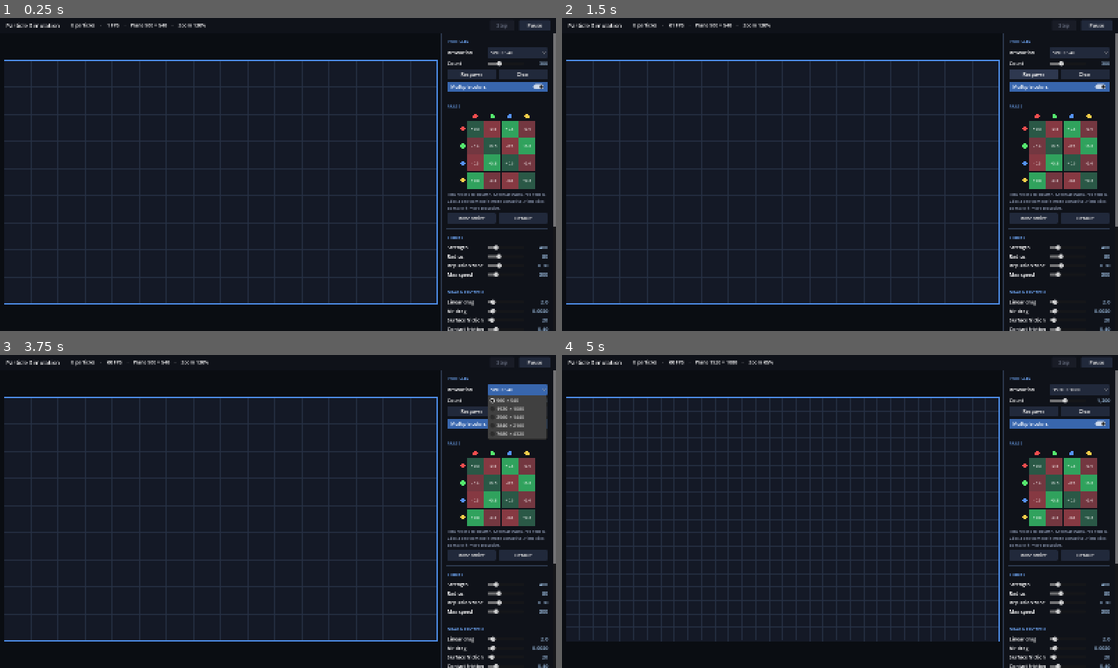
Above: before the commit, frames 1-4 (two rows, left to right).
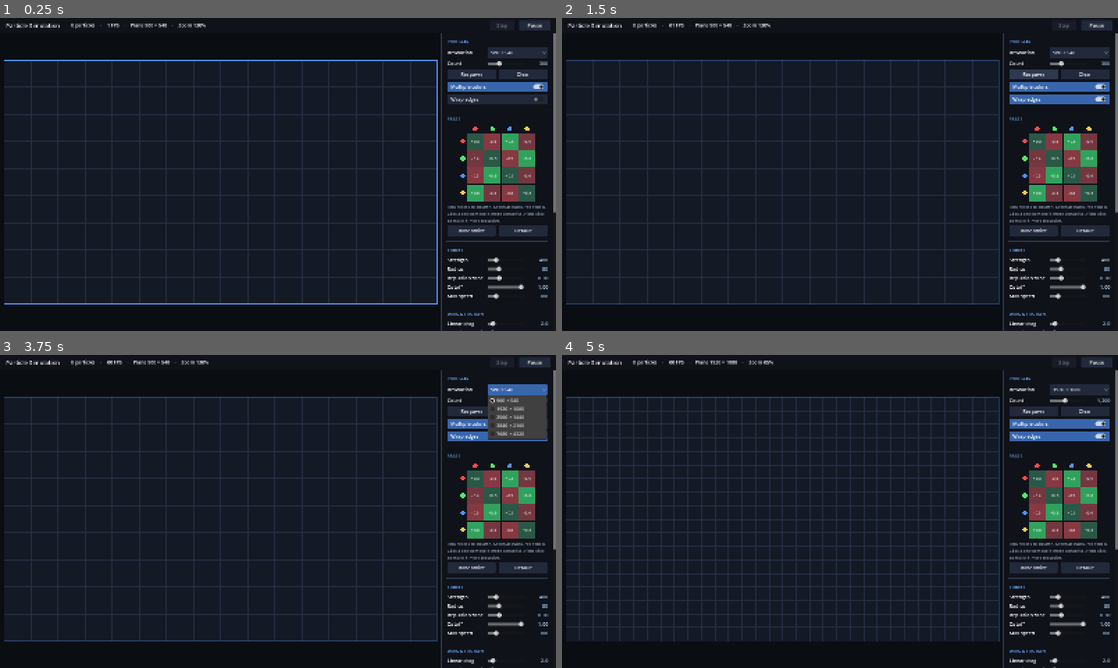
Above: after the commit, the same moments.

Repository: MrHisReal/particle-game
Game: Godot game, scene res://scenes/main.tscn
Two runs of this game, one before a commit and one after it. Both use one fixed random seed, a clock stepped at 60 frames per second and the inputs below.
Inputs (mouse positions are in pixels of both pictures, inside the frame that each line leads up to):
- Up to frame 1 (0.25 s): no input
- Up to frame 2 (1.5 s): click (1056, 99) at 0.5 s, where only the run after the commit has a clickable "Wrap edges"; click "Respawn" at 1.25 s
- Up to frame 3 (3.75 s): click "Respawn" at 2 s; click "Respawn" at 2.75 s; click "960 × 540" at 3.5 s
- Up to frame 4 (5 s): click "Clear" at 4.25 s

The runs differ from the first frame. In frame 1, 5.9% of the frame differs, in the area x 80-100%, y 24-100%; in frame 2, 6.8%, in the area x 0-100%, y 13-100%; in frame 3, 6.5%; in frame 4, 6.4%.

Commit message:
Add edge wrapping, force cutoff, relative damping, and finer neighbor grid
- Wrap edges toggle: toroidal plane with forces and collisions across edges
- Force cutoff: squeezes the color-force curve to end at a fraction of the radius
- Relative velocity damping toward the weighted mean of nearby particles
- Force grid uses half-reach cells (5x5 search); collision grid built once per step

Co-authored-by: Cursor <cursoragent@cursor.com>

Diff:
--- a/scripts/main.gd
+++ b/scripts/main.gd
@@ -22,6 +22,7 @@
 	["N", "New random rules"],
 	["C", "Clear particles"],
 	["G", "Toggle grid"],
+	["W", "Toggle edge wrapping"],
 	["Click", "Add a particle"],
 ]
 
@@ -36,6 +37,7 @@
 
 var _count_slider: HSlider
 var _grid_toggle: CheckButton
+var _wrap_toggle: CheckButton
 ## Sliders bound to SimulationPlane properties, with the values they started at.
 var _property_sliders: Dictionary[StringName, HSlider] = {}
 var _property_defaults: Dictionary[StringName, float] = {}
@@ -85,6 +87,8 @@
 				simulation_plane.clear_particles()
 			KEY_G:
 				_grid_toggle.button_pressed = not _grid_toggle.button_pressed
+			KEY_W:
+				_wrap_toggle.button_pressed = not _wrap_toggle.button_pressed
 			_:
 				return
 		get_viewport().set_input_as_handled()
@@ -113,6 +117,9 @@
 	])
 	_add_toggle(particles, "Multiple colors", simulation_plane.random_colors,
 		"Give particles different species, each with its own rules", _on_colors_toggled)
+	_wrap_toggle = _add_toggle(particles, "Wrap edges", simulation_plane.wrap_edges,
+		"Toroidal plane: particles leaving one edge re-enter on the opposite side, and forces act across edges (W)",
+		_set_plane_property.bind(&"wrap_edges"))
 
 	var rules: VBoxContainer = _add_section("Rules")
 	var matrix := RuleMatrix.new()
@@ -131,12 +138,16 @@
 		"How far particles sense each other. Smaller is much faster.")
 	_add_property_slider(forces, "Repulsion zone", &"repulsion_zone", 0.05, 0.9, 0.01, "%.2f",
 		"Fraction of the radius where particles always push apart")
+	_add_property_slider(forces, "Cutoff", &"force_cutoff", 0.05, 1.0, 0.01, "%.2f",
+		"Fraction of the radius where color forces end. Lower is faster. Below the repulsion zone, only repulsion is left.")
 	_add_property_slider(forces, "Max speed", &"max_speed", 10.0, 1500.0, 5.0, "%.0f",
 		"Upper bound on particle speed (pixels / second)")
 
 	var friction: VBoxContainer = _add_section("Drag & Friction")
 	_add_property_slider(friction, "Linear drag", &"linear_drag", 0.0, 20.0, 0.1, "%.1f",
 		"Drag proportional to speed, like moving through thick fluid")
+	_add_property_slider(friction, "Relative damping", &"relative_damping", 0.0, 5.0, 0.01, "%.2f",
+		"Damps velocity relative to nearby particles, so clusters move together instead of jittering")
 	_add_property_slider(friction, "Air drag", &"quadratic_drag", 0.0, 0.02, 0.0001, "%.4f",
 		"Drag proportional to speed squared. Mostly slows fast particles.")
 	_add_property_slider(friction, "Surface friction", &"surface_friction", 0.0, 300.0, 1.0, "%.0f",
--- a/scripts/particle_compute.gd
+++ b/scripts/particle_compute.gd
@@ -10,11 +10,14 @@
 ##   scan_blocks - prefix-sum the counts within blocks of cells
 ##   scan_totals - prefix-sum the block totals into each block's offset
 ##   reorder     - copy the particles into cell order, so neighbors are contiguous in memory
-## Each step builds a grid with cell size = interaction radius and runs:
-##   forces  - sum color forces from the 3x3 neighboring cells, apply drag and surface
-##             friction, and integrate
-## then, collision_iterations times, rebuilds a grid with cell size = contact distance and runs:
+## Each step builds a grid with cells 1 / MAX_CELL_REACH of the force reach (interaction
+## radius x cutoff) across and runs:
+##   forces  - sum color forces from the neighboring cells within the reach, damp velocity
+##             relative to those neighbors, apply drag and surface friction, and integrate
+## then builds a grid with cell size = contact distance and, collision_iterations times, runs:
 ##   collide - push overlapping particles apart and apply contact friction
+## The collision grid isn't rebuilt between iterations, so pairs that drift into contact from
+## beyond the neighboring cells during them are only caught on the next step.
 ## The last pass of a step also writes the MultiMesh.
 
 const SHADER_FILE: RDShaderFile = preload("res://shaders/particle_sim.glsl")
@@ -25,14 +28,26 @@
 const WORKGROUP_SIZE := 256
 ## Grid cells prefix-summed per scan_blocks workgroup. Must match SCAN_BLOCK in particle_sim.glsl.
 const SCAN_BLOCK := 1024
+## Most cells the neighbor search reaches out on each side, which is also how many cells
+## the force reach is split into. Must match MAX_CELL_REACH in particle_sim.glsl.
+const MAX_CELL_REACH := 2
 ## Byte size of the Params push constant block in particle_sim.glsl.
-const PUSH_CONSTANT_SIZE := 80
+const PUSH_CONSTANT_SIZE := 96
+## Bits of the flags push constant. Must match FLAG_* in particle_sim.glsl.
+const FLAG_WRITE_INSTANCES := 1
+const FLAG_WRAP := 2
 
 var plane_size: Vector2 = Vector2.ONE
 var interaction_radius: float = 80.0
 var repulsion_zone: float = 0.3
+## Fraction of interaction_radius where color forces end. Values below repulsion_zone leave
+## only the close-range repulsion.
+var force_cutoff: float = 1.0
 var force_strength: float = 400.0
 var linear_drag: float = 3.0
+## How fast a particle's velocity relaxes toward its neighbors' (1 / second per neighbor,
+## weighted by closeness).
+var relative_damping: float = 0.0
 var quadratic_drag: float = 0.0
 var surface_friction: float = 0.0
 var contact_friction: float = 0.0
@@ -42,6 +57,9 @@
 ## Closest two particle centers may get (one particle diameter). 0 disables collisions.
 var contact_distance: float = 0.0
 var collision_iterations: int = 4
+## Toroidal plane: particles leaving one edge re-enter on the opposite one, and forces and
+## collisions act across the edges.
+var wrap_edges: bool = false
 
 var particle_count: int = 0
 
@@ -117,10 +135,10 @@
 	_allocate(count, PackedByteArray(), PackedByteArray(), instance_buffer)
 	if count == 0:
 		return
-	var push: PackedByteArray = _push_constant(0.0, Vector2i.ONE, 1.0, false)
+	var push: PackedByteArray = _push_constant(0.0, Vector2i.ONE, 1, false)
 	push.encode_u32(12, species_choices)
 	push.encode_float(44, margin)
-	push.encode_u32(76, rng_seed)
+	push.encode_u32(72, rng_seed)
 	var spawn_set: RID = _make_set(&"spawn", [_state_buffers[0], _species_buffers[0]])
 	var list: int = _begin_list()
 	_dispatch(list, &"spawn", spawn_set, push, _particle_groups())
@@ -149,7 +167,8 @@
 		return
 
 	var collisions: bool = contact_distance > 0.0
-	var force_cell: float = maxf(maxf(interaction_radius, contact_distance), 1.0)
+	var reach: float = interaction_radius * _cutoff()
+	var force_cell: float = maxf(maxf(reach / MAX_CELL_REACH, contact_distance), 1.0)
 	var force_grid: Vector2i = _grid_for(force_cell)
 	var collide_grid: Vector2i = _grid_for(contact_distance) if collisions else Vector2i.ONE
 	_ensure_cell_capacity(maxi(force_grid.x * force_grid.y, collide_grid.x * collide_grid.y))
@@ -158,19 +177,24 @@
 	var groups: int = _particle_groups()
 	var list: int = _begin_list()
 
-	var force_push: PackedByteArray = _push_constant(delta, force_grid, force_cell, iterations == 0)
+	var force_push: PackedByteArray = _push_constant(delta, force_grid, _cells_spanned(reach, force_grid), iterations == 0)
 	_build_grid(list, force_push, force_grid, groups)
 	_dispatch(list, &"forces", _uniform_sets["forces%d" % _species_index], force_push, groups)
 
 	if iterations > 0:
-		var collide_push: PackedByteArray = _push_constant(delta, collide_grid, contact_distance, false)
+		var collide_push: PackedByteArray = _push_constant(delta, collide_grid, 1, false)
+		_build_grid(list, collide_push, collide_grid, groups)
 		for iteration in range(iterations):
 			if iteration == iterations - 1:
-				collide_push.encode_u32(72, 1)
-			_build_grid(list, collide_push, collide_grid, groups)
-			_dispatch(list, &"collide", _uniform_sets["collide%d" % _species_index], collide_push, groups)
+				collide_push = _push_constant(delta, collide_grid, 1, true)
+			# Iterations ping-pong between the two state buffers, keeping the sorted order.
+			var direction: String = "collide" if iteration % 2 == 0 else "collide_back"
+			_dispatch(list, &"collide", _uniform_sets["%s%d" % [direction, _species_index]], collide_push, groups)
 
 	_rd.compute_list_end()
+	# After an even number of iterations the particles end up in the sorted buffer.
+	if iterations > 0 and iterations % 2 == 0:
+		_rd.buffer_copy(_state_buffers[1], _state_buffers[0], 0, 0, particle_count * 16)
 
 
 func free_resources() -> void:
@@ -233,11 +257,26 @@
 	_species_index = 1 - _species_index
 
 
-func _grid_for(cell_size: float) -> Vector2i:
-	return Vector2i(maxi(1, ceili(plane_size.x / cell_size)), maxi(1, ceili(plane_size.y / cell_size)))
-
-
-func _push_constant(delta: float, grid: Vector2i, cell_size: float, write_instances: bool) -> PackedByteArray:
+## Grid whose cells exactly tile the plane and are each at least min_cell_size across, so the
+## 3x3 cells around a particle cover everything within min_cell_size, even across a wrapped edge.
+func _grid_for(min_cell_size: float) -> Vector2i:
+	return Vector2i(maxi(1, floori(plane_size.x / min_cell_size)), maxi(1, floori(plane_size.y / min_cell_size)))
+
+
+## How many cells of grid the neighbor search must reach out on each side to cover distance.
+## The slack keeps rounding from adding a whole ring of cells when distance fits exactly.
+func _cells_spanned(distance: float, grid: Vector2i) -> int:
+	var cell: float = minf(plane_size.x / grid.x, plane_size.y / grid.y)
+	return clampi(ceili(distance / cell - 1e-6), 1, MAX_CELL_REACH)
+
+
+func _push_constant(delta: float, grid: Vector2i, cell_reach: int, write_instances: bool) -> PackedByteArray:
+	var flags: int = 0
+	if write_instances:
+		flags |= FLAG_WRITE_INSTANCES
+	if wrap_edges:
+		flags |= FLAG_WRAP
+
 	var push := PackedByteArray()
 	push.resize(PUSH_CONSTANT_SIZE)
 	push.fill(0)
@@ -245,7 +284,7 @@
 	push.encode_u32(4, grid.x)
 	push.encode_u32(8, grid.y)
 	push.encode_u32(12, species_count)
-	push.encode_float(16, cell_size)
+	push.encode_u32(16, flags)
 	push.encode_float(20, interaction_radius)
 	push.encode_float(24, repulsion_zone)
 	push.encode_float(28, force_strength)
@@ -259,8 +298,14 @@
 	push.encode_float(60, quadratic_drag)
 	push.encode_float(64, surface_friction)
 	push.encode_float(68, contact_friction)
-	push.encode_u32(72, 1 if write_instances else 0)
+	push.encode_float(76, _cutoff())
+	push.encode_u32(80, cell_reach)
+	push.encode_float(84, relative_damping)
 	return push
+
+
+func _cutoff() -> float:
+	return clampf(force_cutoff, repulsion_zone, 1.0)
 
 
 ## Grows the per-cell buffers when a grid needs more cells, then rebuilds uniform sets.
@@ -297,7 +342,11 @@
 		]
 		var force_buffers: Array[RID] = collide_buffers.duplicate()
 		force_buffers.append(_rules_buffer)
+		var collide_back_buffers: Array[RID] = collide_buffers.duplicate()
+		collide_back_buffers[0] = home
+		collide_back_buffers[1] = sorted
 		_uniform_sets["collide%d" % src] = _make_set(&"collide", collide_buffers)
+		_uniform_sets["collide_back%d" % src] = _make_set(&"collide", collide_back_buffers)
 		_uniform_sets["forces%d" % src] = _make_set(&"forces", force_buffers)
 
 
--- a/scripts/simulation_plane.gd
+++ b/scripts/simulation_plane.gd
@@ -24,6 +24,13 @@
 			_fit()
 		queue_redraw()
 
+## Makes the plane a torus: particles leaving one edge re-enter on the opposite side, and
+## forces and collisions act across the edges. When off, particles bounce off the edges.
+@export var wrap_edges: bool = false:
+	set(value):
+		wrap_edges = value
+		queue_redraw()
+
 ## Fill color for the 2D plane surface.
 @export var plane_color: Color = Color(0.08, 0.10, 0.15, 1.0)
 
@@ -82,6 +89,10 @@
 ## Fraction of interaction_radius inside which particles always push apart, regardless of color.
 @export_range(0.05, 0.9) var repulsion_zone: float = 0.3
 
+## Fraction of interaction_radius where color forces end. The attraction curve is squeezed to
+## peak and fade out inside it. Below repulsion_zone, only the close-range repulsion is left.
+@export_range(0.05, 1.0) var force_cutoff: float = 1.0
+
 ## Scales all color-based forces (pixels / second²).
 @export var force_strength: float = 400.0
 
@@ -92,6 +103,11 @@
 ## Drag proportional to speed (1 / second), like moving through a thick fluid.
 ## Velocity decays by a factor of e every 1 / linear_drag seconds.
 @export_range(0.0, 20.0, 0.01, "or_greater") var linear_drag: float = 2.0
+
+## Drag on velocity relative to nearby particles (1 / second per neighbor), like viscosity.
+## Neighbors within the force reach pull a particle's velocity toward theirs, nearer ones
+## harder, so clusters move together instead of jittering against each other.
+@export_range(0.0, 5.0, 0.01, "or_greater") var relative_damping: float = 0.0
 
 ## Drag proportional to speed squared (1 / pixel), like air resistance. Barely affects
 ## slow particles but strongly reins in fast ones.
@@ -311,8 +327,10 @@
 	_gpu.plane_size = plane_size
 	_gpu.interaction_radius = interaction_radius
 	_gpu.repulsion_zone = repulsion_zone
+	_gpu.force_cutoff = force_cutoff
 	_gpu.force_strength = force_strength
 	_gpu.linear_drag = linear_drag
+	_gpu.relative_damping = relative_damping
 	_gpu.quadratic_drag = quadratic_drag
 	_gpu.surface_friction = surface_friction
 	_gpu.contact_friction = contact_friction
@@ -321,6 +339,7 @@
 	_gpu.species_count = _species_total()
 	_gpu.contact_distance = particle_radius * 2.0 if particle_collisions else 0.0
 	_gpu.collision_iterations = collision_iterations
+	_gpu.wrap_edges = wrap_edges
 	_gpu.step(delta)
 
 
@@ -387,6 +406,9 @@
 			draw_line(Vector2(0, y), Vector2(plane_size.x, y), grid_color, -1.0)
 			y += step
 
-	# 3. Plane Border Outline, kept at least one screen pixel wide.
-	# Particles are drawn on top by the MultiMeshInstance2D child.
-	draw_rect(plane_rect, border_color, false, maxf(border_width, 1.0 / scale.x))
+	# 3. Plane Border Outline, kept at least one screen pixel wide, and faded when the edges
+	# wrap since it's no longer a wall. Particles are drawn on top by the MultiMeshInstance2D child.
+	var outline: Color = border_color
+	if wrap_edges:
+		outline.a *= 0.3
+	draw_rect(plane_rect, outline, false, maxf(border_width, 1.0 / scale.x))
Not shown, changed: shaders/particle_sim.glsl
